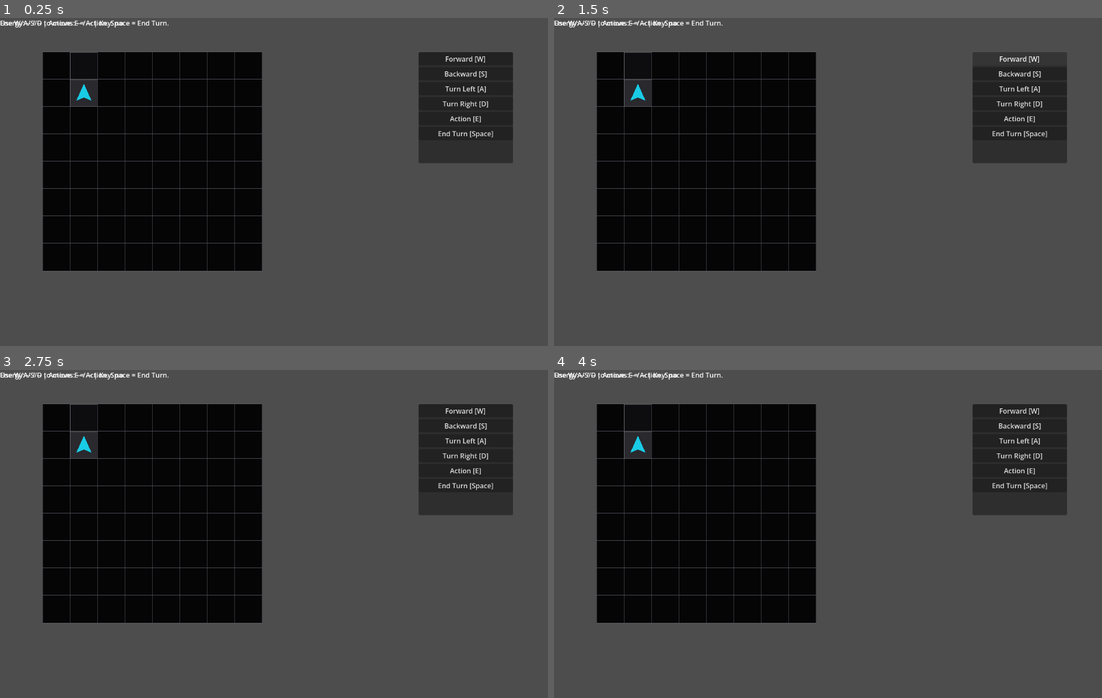
Above: before the commit, frames 1-4 (two rows, left to right).
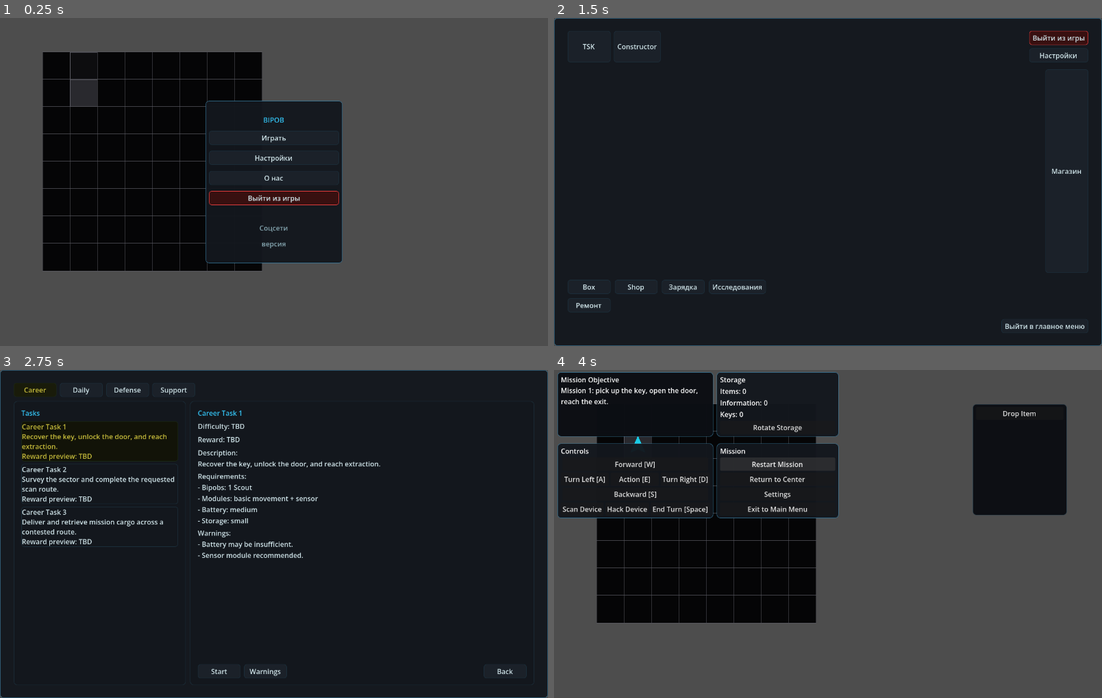
Above: after the commit, the same moments.

Repository: JUSTConnect/bibop
Game: Godot game, scene res://scenes/main.tscn
Same seed, same stepped clock (60 frames per second), same inputs: the game is played once before the commit and once after it.
Inputs (mouse positions are in pixels of both pictures, inside the frame that each line leads up to):
- Up to frame 1 (0.25 s): no input
- Up to frame 2 (1.5 s): click (828, 139) at 0.5 s, where only the run after the commit has a clickable "Играть"; click (1019, 57) at 1.25 s, where only the run before the commit has a clickable "Forward [W]"
- Up to frame 3 (2.75 s): click (32, 399) at 2 s, where only the run after the commit has a clickable "TSK"
- Up to frame 4 (4 s): click (773, 671) at 2.75 s, where only the run after the commit has a clickable "Start"; click (778, 465) at 3.5 s, where only the run after the commit has a clickable "Restart Mission"

The runs differ from the first frame. In frame 1, 15% of the frame differs, in the area x 0-94%, y 0-75%; in frame 2, 96%, in the area x 0-100%, y 0-100%; in frame 3, 74%; in frame 4, 13%.
Error before the commit: Parse Error: Cannot infer the type of "selected" variable because the value doesn't have a set type. (res://scripts/ui/game_ui.gd:3677)

Commit message:
Update game_ui.gd

Diff:
--- a/scripts/ui/game_ui.gd
+++ b/scripts/ui/game_ui.gd
@@ -3674,7 +3674,7 @@
 func _refresh_tasks_content() -> void:
 	for tab_name in tasks_tab_buttons.keys():
 		var button: Button = tasks_tab_buttons[tab_name]
-		var selected := tab_name == tasks_current_tab
+		var selected : bool = tab_name == tasks_current_tab
 		button.modulate = UI_COLOR_SELECTED if selected else Color(1, 1, 1, 1)
 	if tasks_list_container == null:
 		return
@@ -3700,6 +3700,34 @@
 		card.modulate = UI_COLOR_SELECTED if i == tasks_selected_career_index else Color(1, 1, 1, 1)
 		tasks_list_container.add_child(card)
 	_update_tasks_details_panel()
+func _apply_menu_button_theme(button: Button) -> void:
+	if button == null:
+		return
+
+	button.focus_mode = Control.FOCUS_NONE
+	button.add_theme_color_override("font_color", UI_COLOR_TEXT)
+
+	var normal: StyleBoxFlat = StyleBoxFlat.new()
+	normal.bg_color = UI_COLOR_PANEL
+	normal.border_color = UI_COLOR_BORDER_DIM
+	normal.set_border_width_all(1)
+	normal.set_corner_radius_all(6)
+
+	var hover: StyleBoxFlat = StyleBoxFlat.new()
+	hover.bg_color = UI_COLOR_PANEL_DARK
+	hover.border_color = UI_COLOR_BORDER
+	hover.set_border_width_all(1)
+	hover.set_corner_radius_all(6)
+
+	var pressed: StyleBoxFlat = StyleBoxFlat.new()
+	pressed.bg_color = Color(0.08, 0.20, 0.14, 1.0)
+	pressed.border_color = UI_COLOR_OK
+	pressed.set_border_width_all(1)
+	pressed.set_corner_radius_all(6)
+
+	button.add_theme_stylebox_override("normal", normal)
+	button.add_theme_stylebox_override("hover", hover)
+	button.add_theme_stylebox_override("pressed", pressed)
 
 func _apply_tasks_placeholder_details() -> void:
 	if tasks_title_label != null:
@@ -5217,8 +5245,8 @@
 	right_panel.size_flags_horizontal = Control.SIZE_EXPAND_FILL
 	right_panel.size_flags_vertical = Control.SIZE_EXPAND_FILL
 	content_row.add_child(right_panel)
-	content_row.set_stretch_ratio(0, 1.0)
-	content_row.set_stretch_ratio(1, 2.0)
+	left_panel.size_flags_stretch_ratio = 1.0
+	right_panel.size_flags_stretch_ratio = 2.0
 
 	var right_margin := MarginContainer.new()
 	right_margin.add_theme_constant_override("margin_left", 10)
